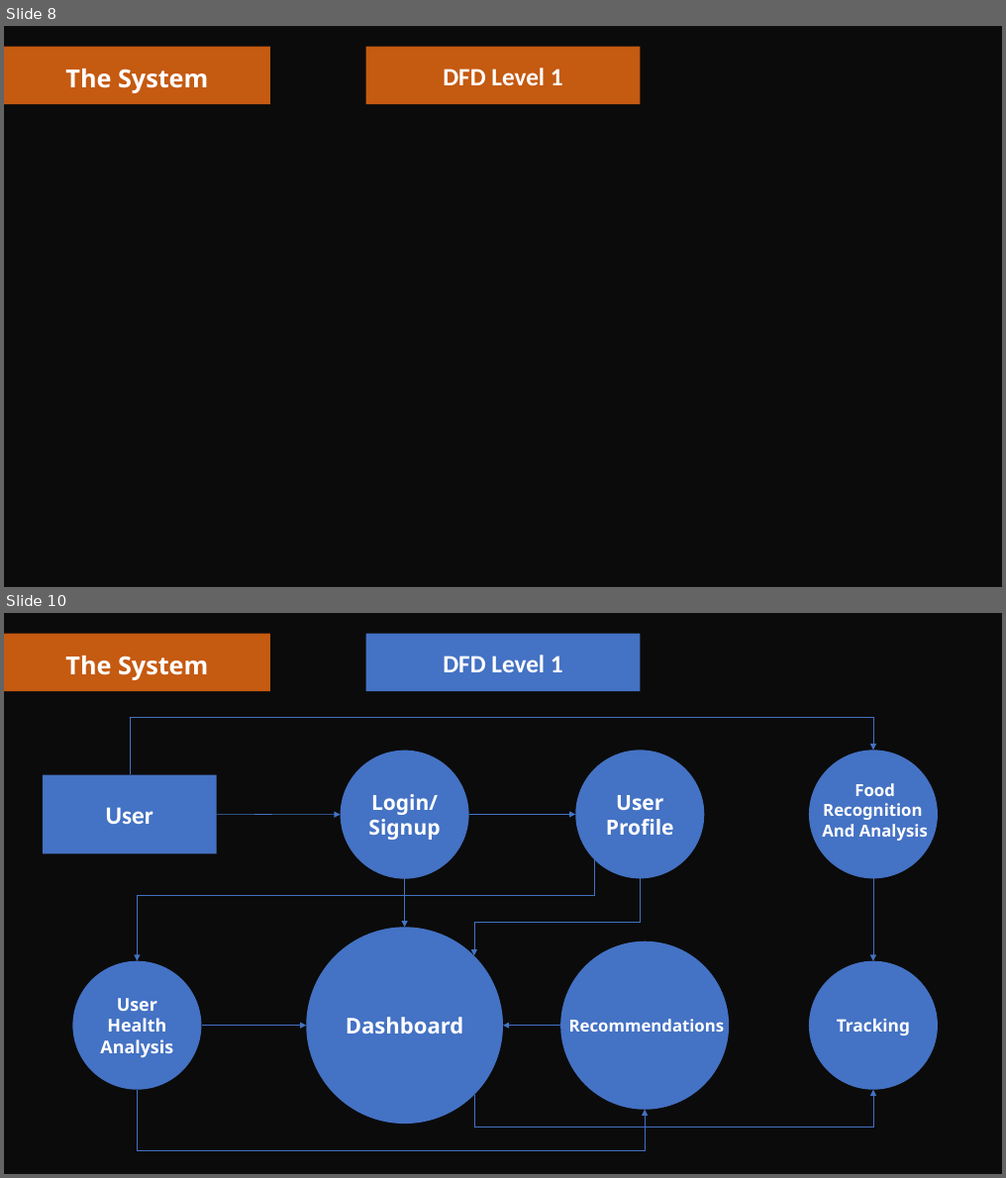
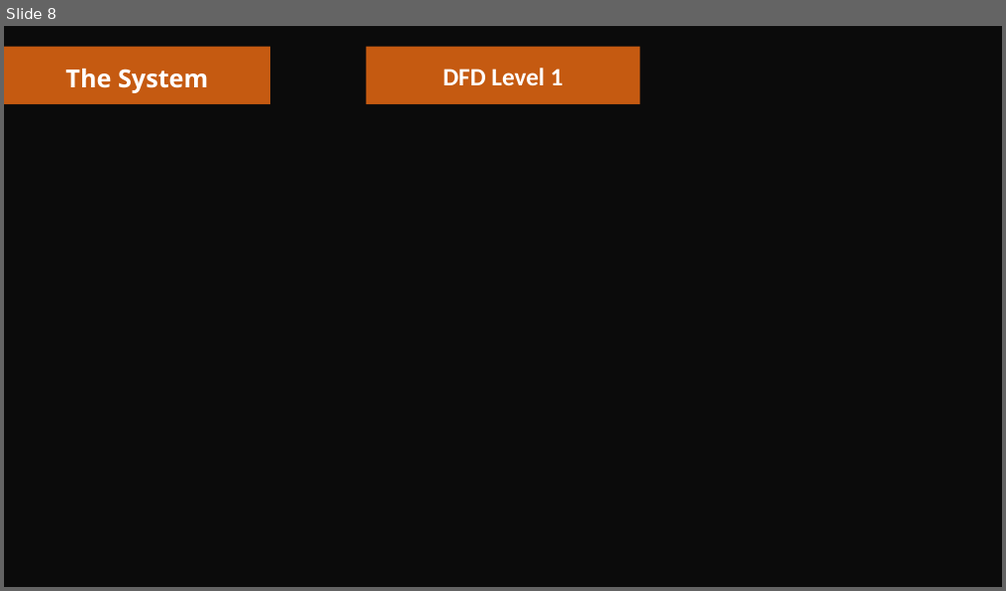
Before and after one commit to vishnuhidesh/FitFuel, a slide deck: Second Review.pptx. Shown one above the other, each under a label of ours: slides 8 and 10 before the commit, slide 8 after it; the slides between them are not shown. The pictures are 1006x1178 and 1006x591 pixels, drawn with LibreOffice and Linux fonts; fonts in the diff are those of the drawing; background and template pictures are left out; a plain dark background stands for a picture behind light text. Boxes give left, top, right and bottom in pixels: in the first picture for what was removed or moved away, otherwise in the second. Text is boxed around its words. In the diff, an @@ line names an element or a change of style, - is before the commit and + after.

Commit message:
DFD Level 2

```diff
--- a/Second Review.pptx
+++ b/Second Review.pptx
@@ slide 10 removed at box(4, 613, 1002, 1174), background picture (left out) @@
@@ rectangle removed at box(4, 613, 1002, 1174) @@
@@ rectangle removed at box(4, 633, 270, 691) @@
@@ rectangle removed at box(366, 633, 641, 691) @@
@@ text removed at box(65, 656, 208, 680) @@
-The System
@@ text removed at box(443, 655, 563, 672) @@
-DFD Level 1
@@ elbow arrow removed from (130, 774) to (873, 750) @@
@@ ellipse removed at box(341, 750, 469, 878) @@
-Login/Signup
@@ ellipse removed at box(576, 750, 705, 878) @@
-User Profile
@@ ellipse removed at box(809, 750, 938, 878) @@
@@ rectangle removed at box(43, 774, 217, 854) @@
-User
@@ text removed at box(822, 783, 928, 841) @@
-Food
-Recognition
-And Analysis
@@ arrow removed from (217, 814) to (341, 814) @@
@@ arrow removed from (469, 814) to (576, 814) @@
@@ elbow arrow removed from (595, 861) to (138, 961) @@
@@ arrow removed from (405, 878) to (405, 928) @@
@@ elbow arrow removed from (641, 878) to (474, 956) @@
@@ arrow removed from (873, 878) to (873, 961) @@
@@ ellipse removed at box(307, 928, 503, 1124) @@
-Dashboard
@@ ellipse removed at box(73, 961, 202, 1090) @@
-User Health Analysis
@@ ellipse removed at box(561, 942, 730, 1110) @@
@@ ellipse removed at box(809, 961, 938, 1090) @@
-Tracking
@@ arrow removed from (202, 1026) to (307, 1026) @@
@@ arrow removed from (561, 1026) to (503, 1026) @@
@@ text removed at box(569, 1019, 724, 1032) @@
-Recommendations
@@ elbow arrow removed from (138, 1090) to (645, 1110) @@
@@ elbow arrow removed from (474, 1095) to (873, 1090) @@
```
Also in this commit, not shown: 1 slide changed, 1 slide added, 2 other files.
